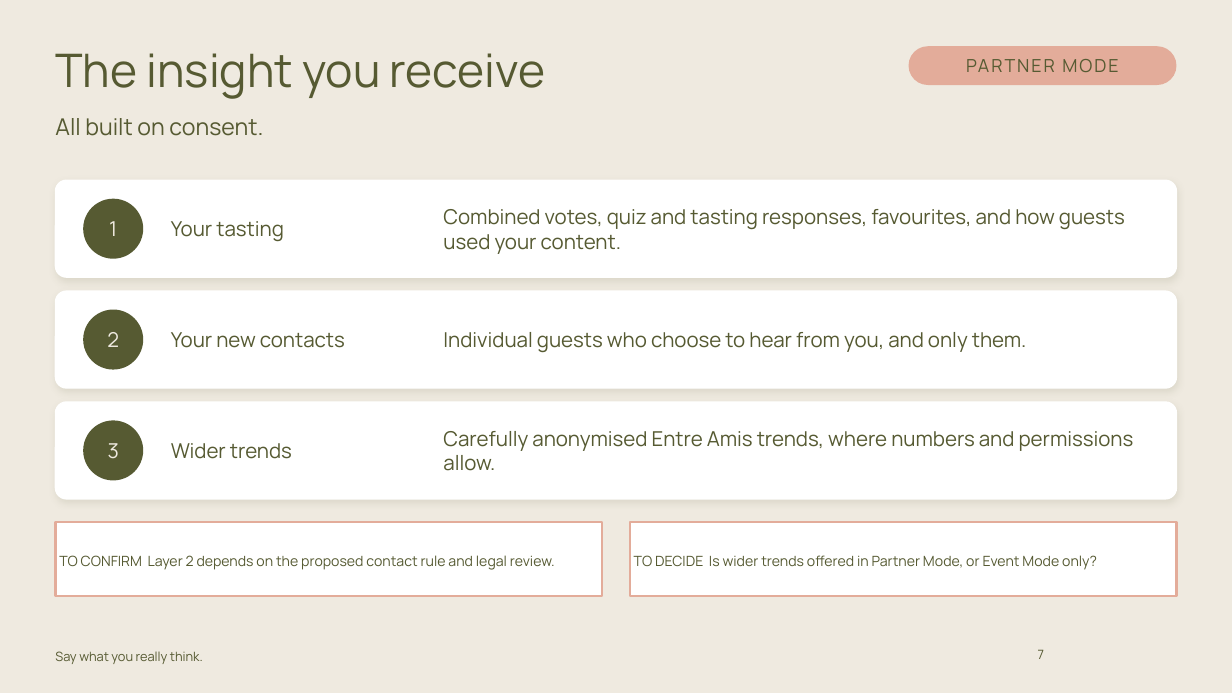
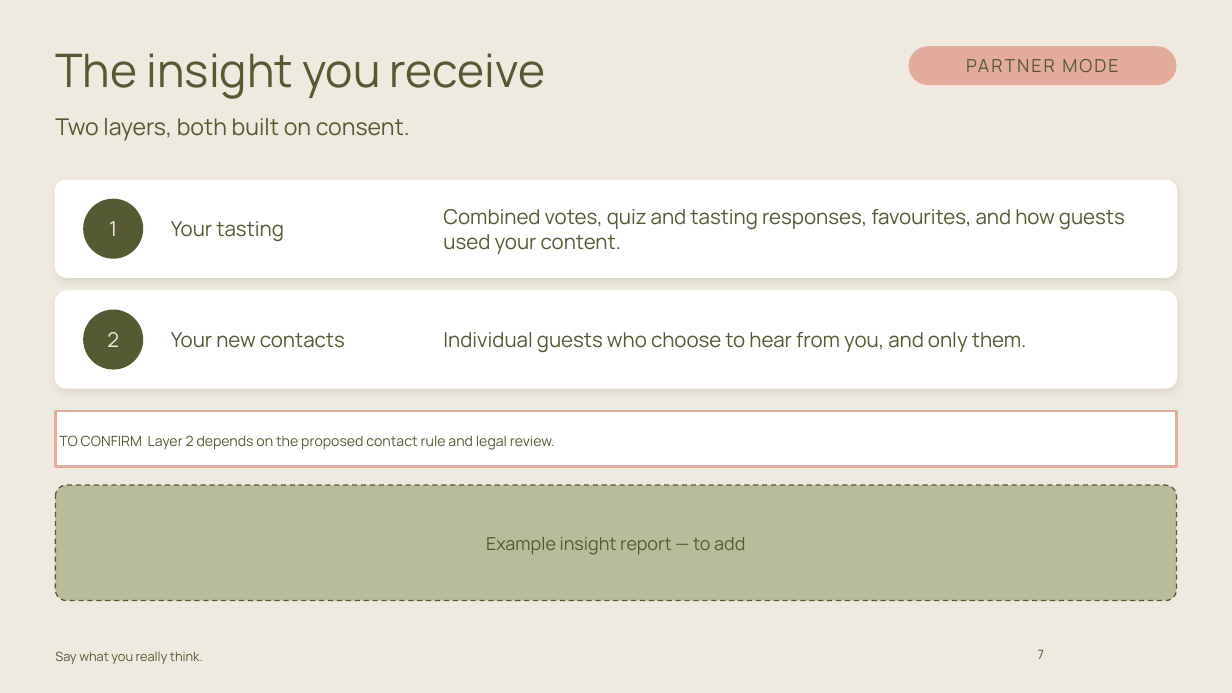
Before and after one commit to carrie147/entre-amis-brand-agent, a slide deck: slide 7 of decks/Entre Amis - Partner Mode pack - DRAFT.pptx. Drawn at 1232x693 pixels with LibreOffice and Linux fonts; fonts in the diff are those of the drawing; background and template pictures are left out. Boxes give left, top, right and bottom in pixels: in the first picture for what was removed or moved away, otherwise in the second. Text is boxed around its words. In the diff, an @@ line names an element or a change of style, - is before the commit and + after.

```diff
--- a/decks/Entre Amis - Partner Mode pack - DRAFT.pptx
+++ b/decks/Entre Amis - Partner Mode pack - DRAFT.pptx
@@ text at <box>55,118,410,141</box>: text changed @@
-All built on consent.
+Two layers, both built on consent.
@@ rectangle "TO CONFIRM Layer 2 depends ...": place and size @@
-rectangle "TO CONFIRM Layer 2 depends ..." at <box>55,522,603,596</box>
+rectangle "TO CONFIRM Layer 2 depends ..." at <box>55,411,1177,467</box>
@@ ellipse removed at <box>83,421,143,481</box> @@
-3
@@ text removed at <box>171,443,292,459</box> @@
-Wider trends
@@ text removed at <box>443,431,1134,471</box> @@
-Carefully anonymised Entre Amis trends, where numbers and permissions allow.
@@ rounded rectangle: place and size @@
-rounded rectangle at <box>55,402,1177,499</box>
+rounded rectangle at <box>55,485,1177,601</box>
@@ rounded rectangle at <box>55,485,1177,601</box>: fill #FFFFFF to #B9BC9A; outline #FFFFFF 1 pt to #565A32 1 pt dashed; shadow off; proportions changed @@
@@ text added at <box>486,537,745,555</box>, 14 pt, text #565A32 @@
+Example insight report — to add
@@ rectangle removed at <box>630,522,1177,596</box> @@
-TO DECIDE Is wider trends offered in Partner Mode, or Event Mode only?
```
Also in this commit, not shown: 3 other slides changed, 2 other files.
